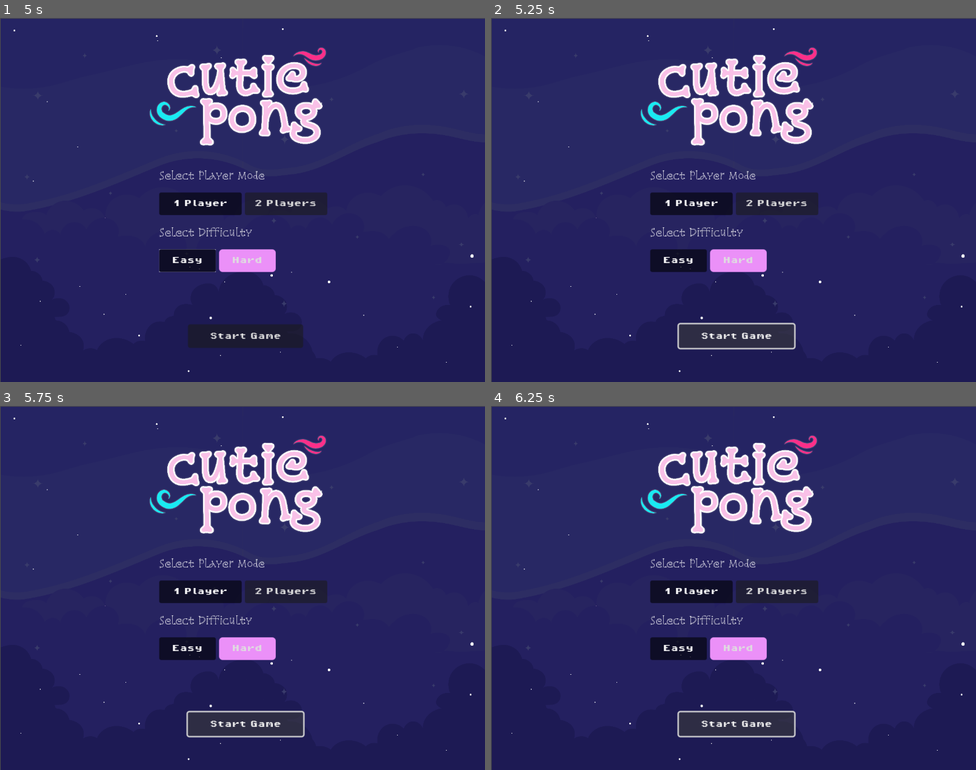
Above: before the commit, frames 1-4 (two rows, left to right).
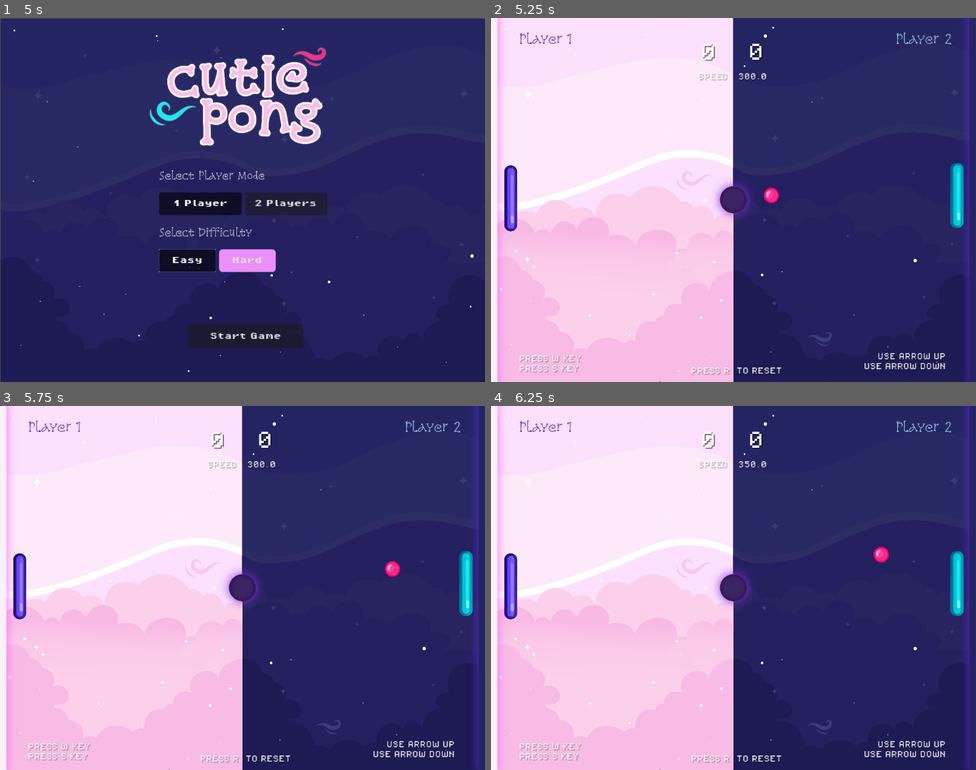
Above: after the commit, the same moments.

Repository: kaeri-gg/pong-game
Game: Godot game, scene res://scenes/main_menu.tscn
Two runs of this game, one before a commit and one after it. Both use one fixed random seed, a clock stepped at 60 frames per second and the inputs below.
Inputs (mouse positions are in pixels of both pictures, inside the frame that each line leads up to):
- Up to frame 1 (5 s): click "2 Players" at 0.5 s; click "Hard" at 1.25 s; click "1 Player" at 2 s; click "1 Player" at 2.75 s; click "Easy" at 3.5 s; click "Easy" at 4.25 s
- Up to frame 2 (5.25 s): click "Start Game" at 5 s
- Up to frame 3 (5.75 s): no input
- Up to frame 4 (6.25 s): click (738, 722) at 5.75 s, where only the run before the commit has a clickable "Start Game"

Frame 1 is identical in both runs. In frame 2, 56% of the frame differs, in the area x 0-100%, y 0-100%; in frame 3, 56%; in frame 4, 56%.

Commit message:
WIP: Refactor scene and script naming; add main menu logic
Renamed killzone scripts and references from snake_case to kebab-case for consistency. Updated main_menu.tscn node and resource names for clarity and added a new main-menu.gd script to handle the Start Game button, which now loads the game scene.

Diff:
--- a/scenes/killzone_left.tscn
+++ b/scenes/killzone_left.tscn
@@ -1,6 +1,6 @@
 [gd_scene load_steps=2 format=3 uid="uid://di7ammir16hcp"]
 
-[ext_resource type="Script" uid="uid://cra0vu4amc8v2" path="res://scripts/killzone_left.gd" id="1_hcux2"]
+[ext_resource type="Script" uid="uid://cra0vu4amc8v2" path="res://scripts/killzone-left.gd" id="1_hcux2"]
 
 [node name="Killzone-Left" type="Area2D"]
 script = ExtResource("1_hcux2")
--- a/scenes/killzone_right.tscn
+++ b/scenes/killzone_right.tscn
@@ -1,6 +1,6 @@
 [gd_scene load_steps=2 format=3 uid="uid://crmt4gt1catl8"]
 
-[ext_resource type="Script" uid="uid://rpx032x3ibxc" path="res://scripts/killzone_right.gd" id="1_qclm3"]
+[ext_resource type="Script" uid="uid://rpx032x3ibxc" path="res://scripts/killzone-right.gd" id="1_qclm3"]
 
 [node name="Killzone-Right" type="Area2D"]
 script = ExtResource("1_qclm3")
--- a/scenes/main_menu.tscn
+++ b/scenes/main_menu.tscn
@@ -1,8 +1,8 @@
 [gd_scene load_steps=8 format=3 uid="uid://iavtycb1q548"]
 
 [ext_resource type="Texture2D" uid="uid://igwd6qmh5dja" path="res://assets/images/main-menu-bg.png" id="1_l6cm7"]
+[ext_resource type="Script" uid="uid://b02tjbqkv17jh" path="res://scripts/main-menu.gd" id="1_rtw2f"]
 [ext_resource type="Texture2D" uid="uid://ulijpgg04d7f" path="res://assets/images/pong-logo.png" id="2_bqqt6"]
-[ext_resource type="Texture2D" uid="uid://cxw2nt54ymb52" path="res://assets/images/pong-bg.png" id="2_ekxnf"]
 [ext_resource type="FontFile" uid="uid://3alms6mdxset" path="res://assets/fonts/SnowburstOne-Regular.ttf" id="3_8ln24"]
 [ext_resource type="FontFile" uid="uid://bliqvf8ghvqa3" path="res://assets/fonts/PixelOperator8-Bold.ttf" id="4_rtw2f"]
 
@@ -20,11 +20,12 @@
 [node name="MainMenu" type="Control"]
 layout_mode = 3
 anchors_preset = 0
+script = ExtResource("1_rtw2f")
 
 [node name="Camera2D" type="Camera2D" parent="."]
 zoom = Vector2(2, 2)
 
-[node name="TextureRect" type="TextureRect" parent="."]
+[node name="Background" type="TextureRect" parent="."]
 layout_mode = 0
 offset_left = -319.0
 offset_top = -239.0
@@ -33,7 +34,7 @@
 scale = Vector2(0.11988827, 0.11985878)
 texture = ExtResource("1_l6cm7")
 
-[node name="CenterContainer2" type="CenterContainer" parent="."]
+[node name="Logo" type="CenterContainer" parent="."]
 layout_mode = 0
 offset_left = -125.00001
 offset_top = -203.99998
@@ -41,7 +42,7 @@
 offset_bottom = 1951.0
 scale = Vector2(0.06350438, 0.062654965)
 
-[node name="TextureRect3" type="TextureRect" parent="CenterContainer2"]
+[node name="LogoFile" type="TextureRect" parent="Logo"]
 texture_filter = 2
 layout_mode = 2
 texture = ExtResource("2_bqqt6")
@@ -58,7 +59,7 @@
 size_flags_stretch_ratio = 0.03
 theme_override_constants/separation = 14
 
-[node name="Label" type="Label" parent="CenterContainer/VBoxContainer"]
+[node name="SelectPlayerMode" type="Label" parent="CenterContainer/VBoxContainer"]
 texture_filter = 1
 layout_mode = 2
 theme_override_fonts/font = ExtResource("3_8ln24")
@@ -68,7 +69,7 @@
 [node name="HBoxContainer" type="HBoxContainer" parent="CenterContainer/VBoxContainer"]
 layout_mode = 2
 
-[node name="Button" type="Button" parent="CenterContainer/VBoxContainer/HBoxContainer"]
+[node name="Player1Button" type="Button" parent="CenterContainer/VBoxContainer/HBoxContainer"]
 texture_filter = 1
 clip_contents = true
 custom_minimum_size = Vector2(109, 30)
@@ -79,7 +80,7 @@
 button_pressed = true
 text = "1 Player"
 
-[node name="Button2" type="Button" parent="CenterContainer/VBoxContainer/HBoxContainer"]
+[node name="Player2Button" type="Button" parent="CenterContainer/VBoxContainer/HBoxContainer"]
 texture_filter = 1
 clip_contents = true
 custom_minimum_size = Vector2(109, 30)
@@ -90,7 +91,7 @@
 button_pressed = true
 text = "2 Players"
 
-[node name="Label2" type="Label" parent="CenterContainer/VBoxContainer"]
+[node name="SelectDifficulty" type="Label" parent="CenterContainer/VBoxContainer"]
 texture_filter = 1
 layout_mode = 2
 theme_override_fonts/font = ExtResource("3_8ln24")
@@ -100,7 +101,7 @@
 [node name="HBoxContainer2" type="HBoxContainer" parent="CenterContainer/VBoxContainer"]
 layout_mode = 2
 
-[node name="Button" type="Button" parent="CenterContainer/VBoxContainer/HBoxContainer2"]
+[node name="EasyModeButton" type="Button" parent="CenterContainer/VBoxContainer/HBoxContainer2"]
 texture_filter = 1
 clip_contents = true
 custom_minimum_size = Vector2(75, 30)
@@ -113,7 +114,7 @@
 button_pressed = true
 text = "Easy"
 
-[node name="Button2" type="Button" parent="CenterContainer/VBoxContainer/HBoxContainer2"]
+[node name="HardModeButton" type="Button" parent="CenterContainer/VBoxContainer/HBoxContainer2"]
 texture_filter = 1
 clip_contents = true
 custom_minimum_size = Vector2(75, 30)
@@ -126,7 +127,7 @@
 button_pressed = true
 text = "Hard"
 
-[node name="Button" type="Button" parent="."]
+[node name="StartGameButton" type="Button" parent="."]
 texture_filter = 1
 layout_mode = 0
 offset_left = -72.0
@@ -138,12 +139,4 @@
 text = "Start Game
 "
 
-[node name="TextureRect2" type="TextureRect" parent="."]
-visible = false
-layout_mode = 0
-offset_left = -320.0
-offset_top = -241.0
-offset_right = 5014.0
-offset_bottom = 3759.0
-scale = Vector2(0.11996206, 0.12031772)
-texture = ExtResource("2_ekxnf")
+[connection signal="pressed" from="StartGameButton" to="." method="_on_start_game_button_pressed"]
--- /dev/null
+++ b/scripts/main-menu.gd
@@ -0,0 +1,15 @@
+extends Control
+
+# Buttons
+@onready var start_game_button: Button = $StartGameButton
+
+
+# Called when the node enters the scene tree for the first time.
+func _ready() -> void:
+	start_game_button.pressed.connect(_on_start_game_button_pressed)
+
+
+func _on_start_game_button_pressed() -> void:
+	# load game scene
+	var game_scene: = preload("res://scenes/game.tscn")
+	get_tree().change_scene_to_packed(game_scene)
Renamed: scripts/killzone_left.gd -> scripts/killzone-left.gd
Renamed: scripts/killzone_left.gd.uid -> scripts/killzone-left.gd.uid
Renamed: scripts/killzone_right.gd -> scripts/killzone-right.gd
Renamed: scripts/killzone_right.gd.uid -> scripts/killzone-right.gd.uid
Not shown, added: scripts/main-menu.gd.uid
